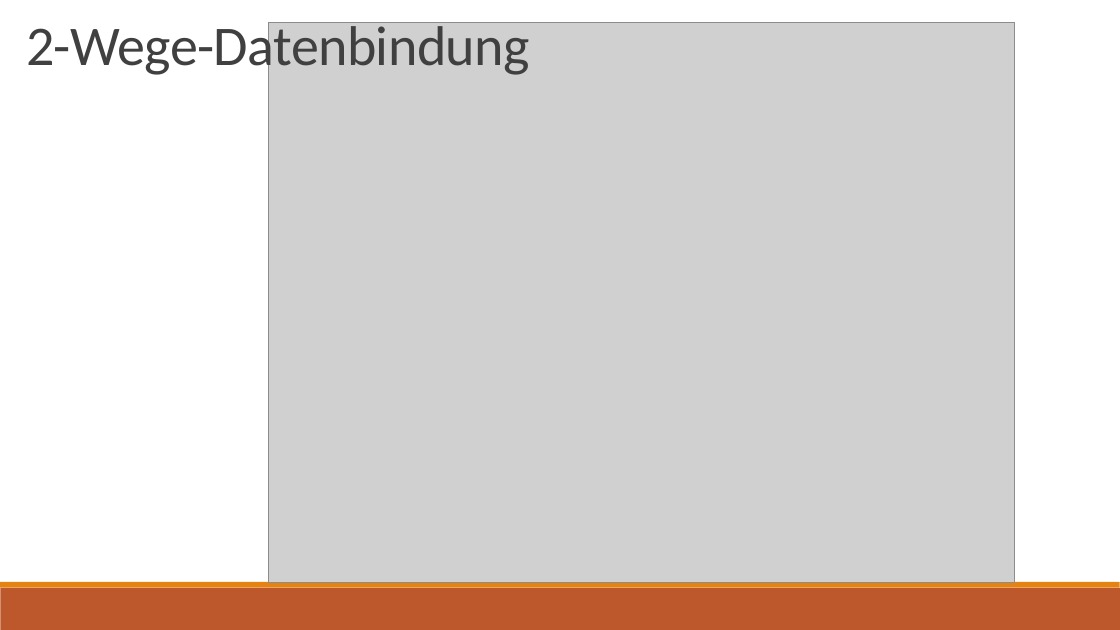
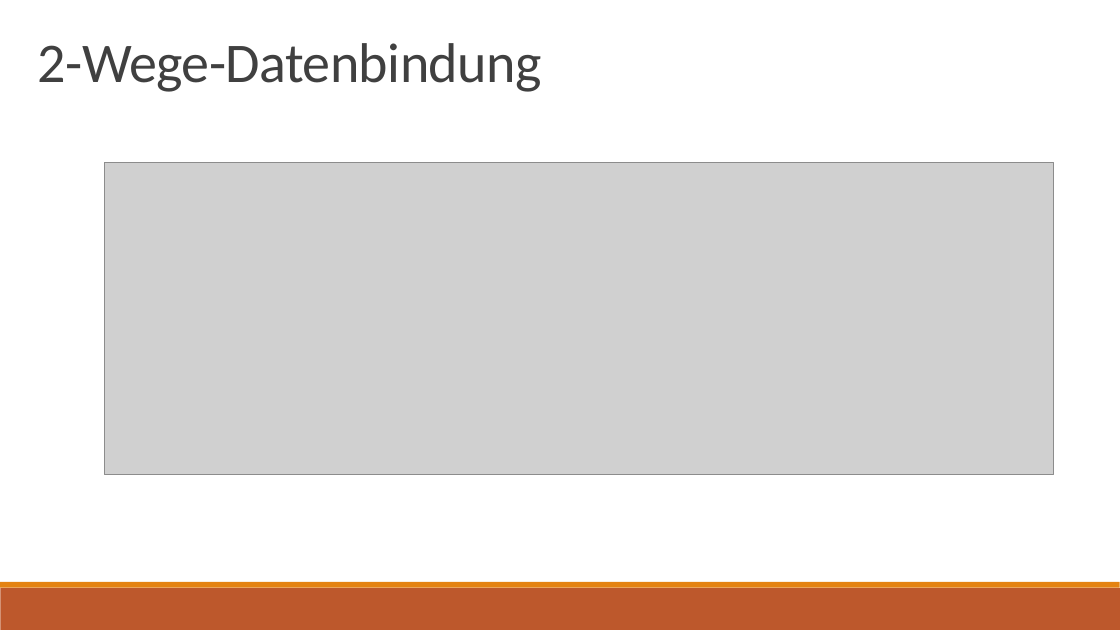
Before and after one commit to ptreyer/AngularJS, a slide deck: slide 9 of presentation/AngularJS.pptx (slide 6 before the commit). Drawn at 1120x630 pixels with LibreOffice and Linux fonts; fonts in the diff are those of the drawing; grey boxes stand for pictures. Boxes give left, top, right and bottom in pixels: in the first picture for what was removed or moved away, otherwise in the second. Text is boxed around its words. In the diff, an @@ line names an element or a change of style, - is before the commit and + after.

```diff
--- a/presentation/AngularJS.pptx
+++ b/presentation/AngularJS.pptx
@@ title "2-Wege-Datenbindung" rewrapped from box(26, 19, 530, 79) to box(38, 43, 542, 92) @@
@@ picture removed at box(268, 22, 1015, 582) @@
@@ picture added at box(104, 162, 1054, 475) @@
```
Also in this commit, not shown: 5 other slides changed, 16 slides added, 4 slides removed, 1 other file.
